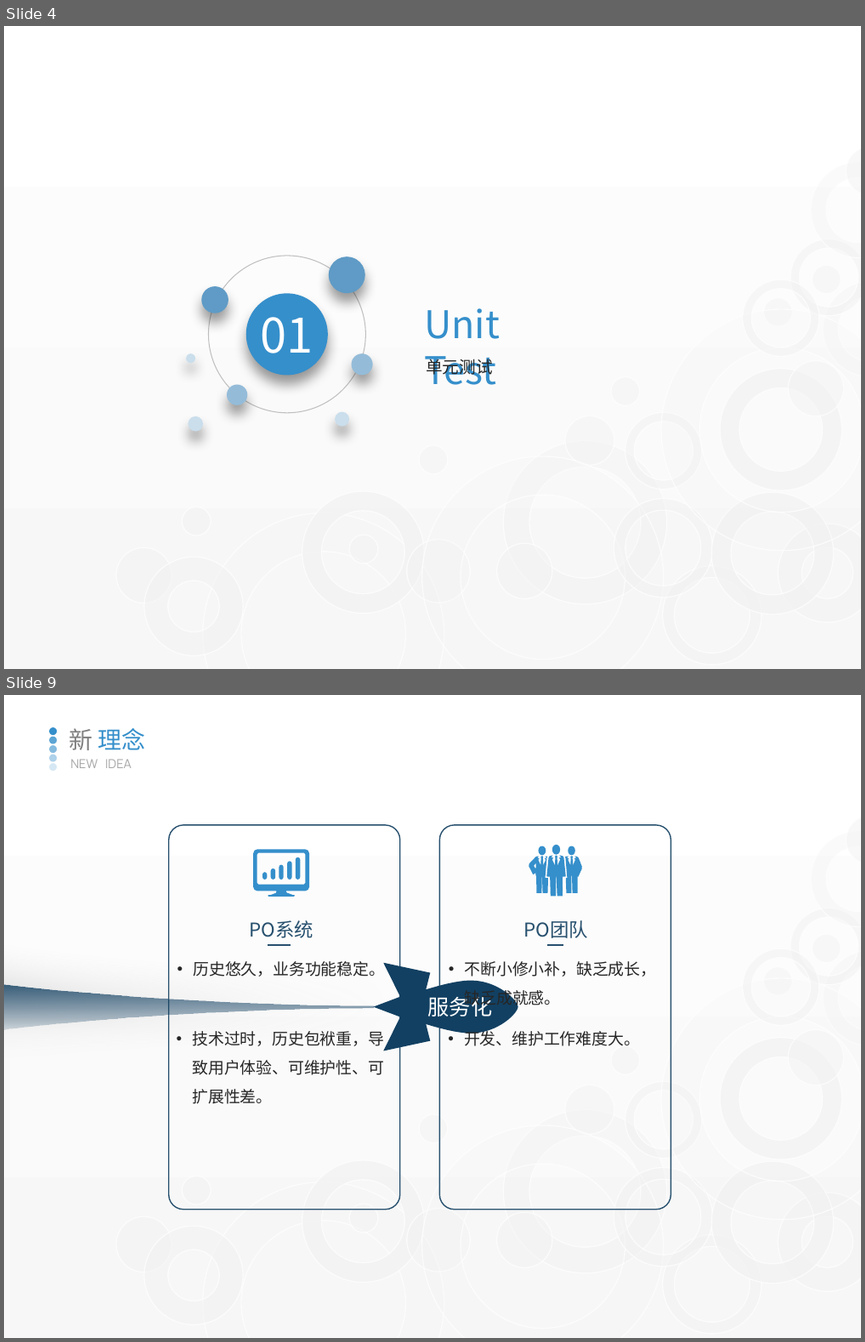
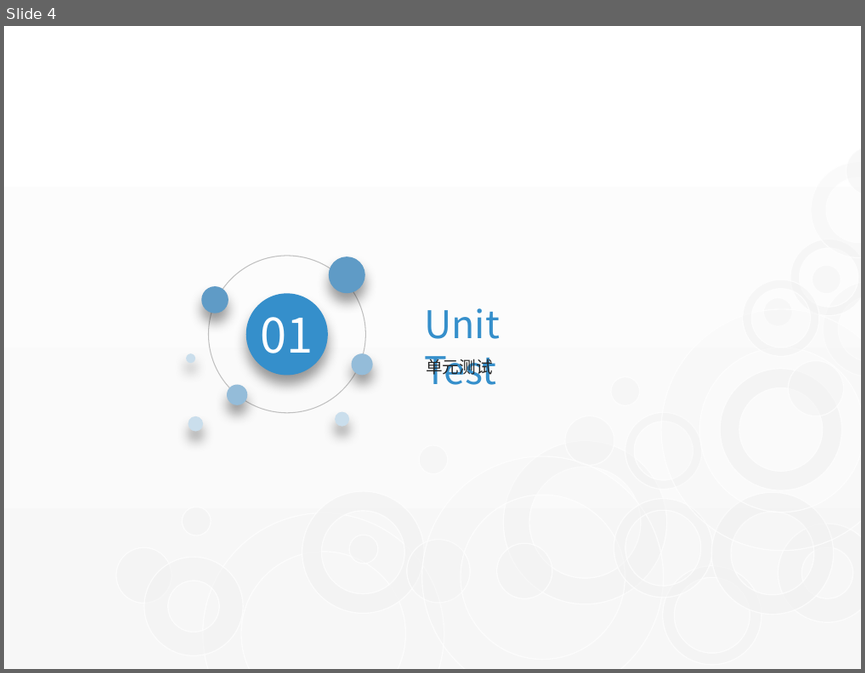
Before and after one commit to watermoonlx/code-review-unit-test, a slide deck: Code Review & Unit Test.pptx. Shown one above the other, each under a label of ours: slides 4 and 9 before the commit, slide 4 after it; the slides between them are not shown. The pictures are 865x1342 and 865x673 pixels, drawn with LibreOffice and Linux fonts; fonts in the diff are those of the drawing. Boxes give left, top, right and bottom in pixels: in the first picture for what was removed or moved away, otherwise in the second. Text is boxed around its words. In the diff, an @@ line names an element or a change of style, - is before the commit and + after.

```diff
--- a/Code Review & Unit Test.pptx
+++ b/Code Review & Unit Test.pptx
@@ slide 9 removed at [4, 695, 861, 1338], background gradient #FFFFFF to #F7F7F7; not listed: 28 template elements that a slide beside it also shows @@
@@ group removed at [49, 727, 57, 771]: 5 ellipses @@
@@ text removed at [69, 728, 146, 750] @@
-新 理念
@@ text removed at [70, 759, 132, 768] @@
-NEW IDEA
@@ rounded rectangle removed at [169, 825, 400, 1209] @@
@@ rounded rectangle removed at [439, 825, 670, 1209] @@
@@ group removed at [253, 849, 309, 896]: 7 freeform shapes, 1 ellipse @@
@@ group removed at [528, 844, 581, 896]: 3 ellipses, 3 freeform shapes @@
@@ text removed at [249, 920, 313, 938] @@
-PO系统
@@ text removed at [524, 920, 588, 938] @@
-PO团队
@@ line removed from (268, 945) to (290, 945) @@
@@ line removed from (547, 945) to (563, 945) @@
@@ freeform shape removed at [4, 973, 373, 1040] @@
@@ text removed at [194, 961, 386, 976] @@
-• 历史悠久，业务功能稳定。
@@ freeform shape removed at [373, 962, 518, 1050] @@
-服务化
@@ text removed at [465, 961, 657, 1008] @@
-• 不断小修小补，缺乏成长，缺乏成就感。
@@ text removed at [193, 1031, 385, 1104] @@
-• 技术过时，历史包袱重，导致用户体验、可维护性、可扩展性差。
@@ text removed at [464, 1028, 640, 1046] @@
-• 开发、维护工作难度大。
```
Also in this commit, not shown: 3 slides changed, 12 slides added, 21 other slides removed, 7 other files.
